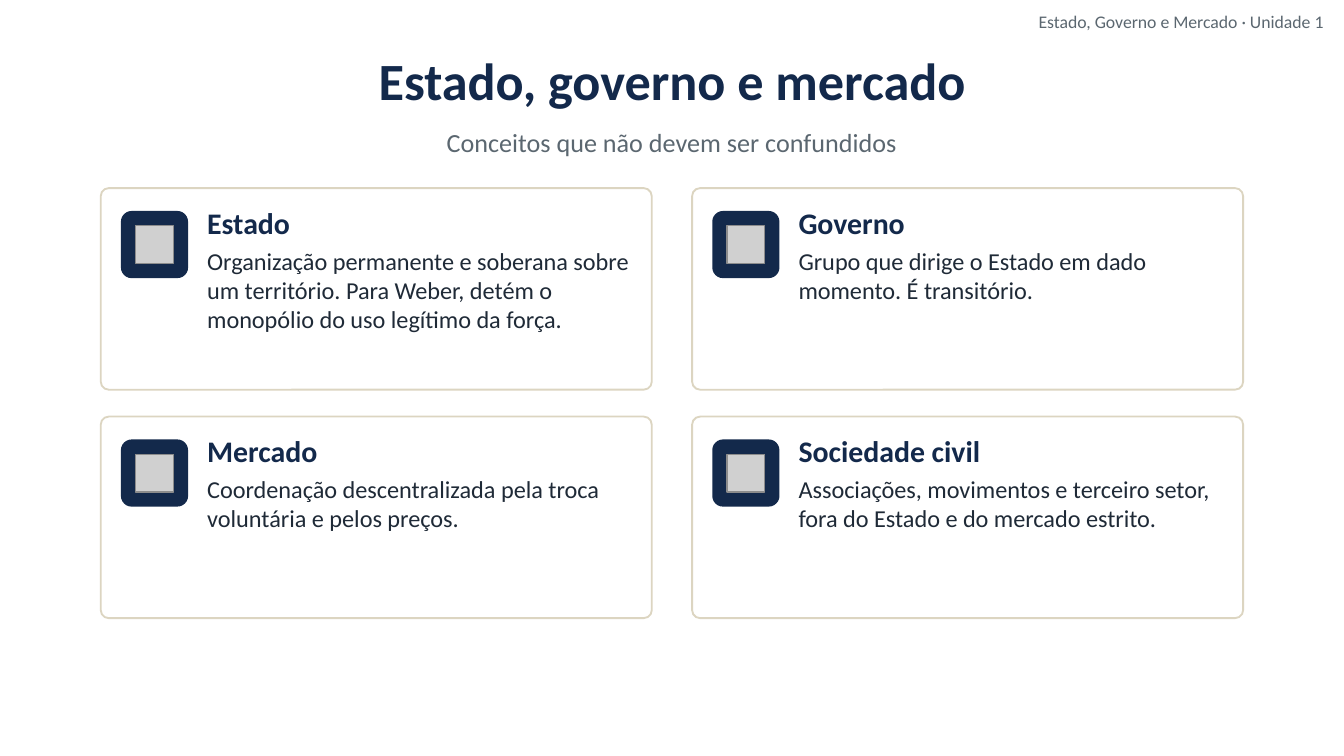
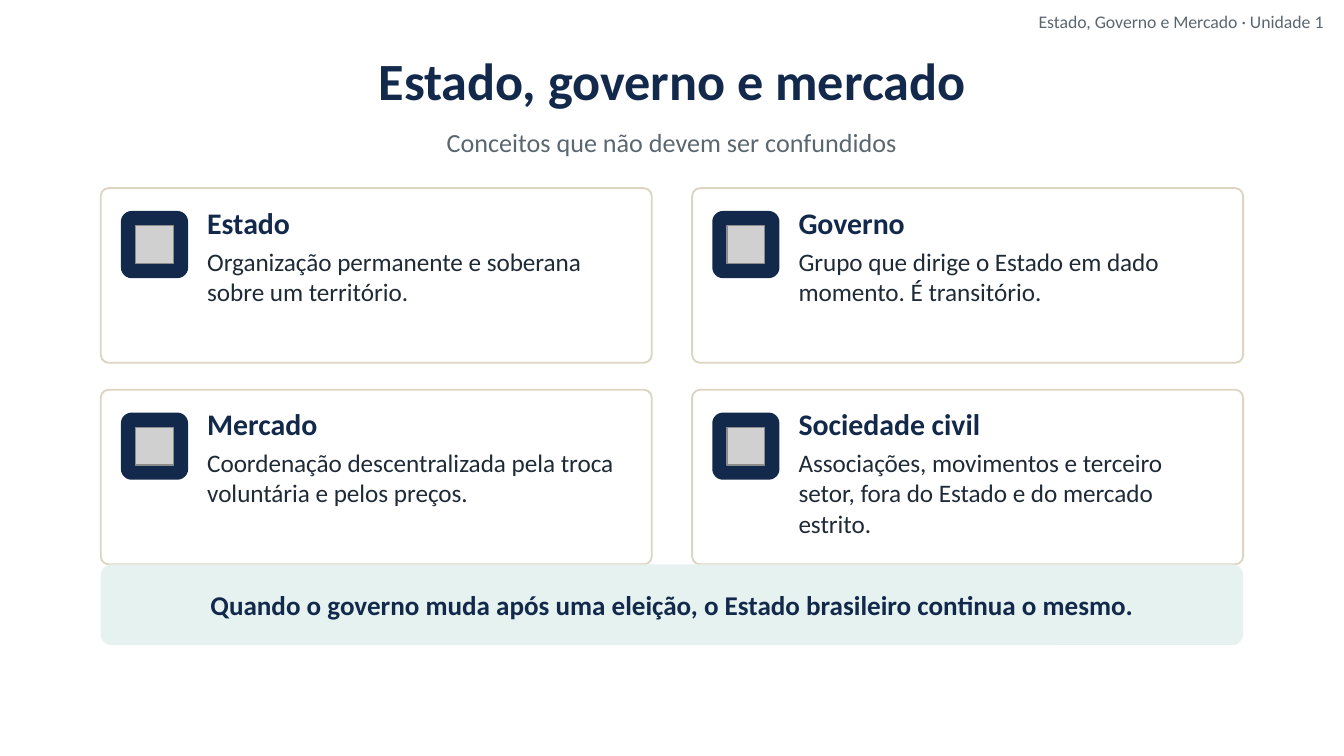
Before and after one commit to cleitonfranco74/gestao_publica, a slide deck: slide 14 of disciplina-01-estado-governo-mercado/materiais/01_Unidade_1_Introducao_a_Economia_Estado_Governo_Mercado.pptx (slide 8 before the commit). Drawn at 1344x756 pixels with LibreOffice and Linux fonts; fonts in the diff are those of the drawing; grey boxes stand for pictures; background and template pictures are left out. Boxes give left, top, right and bottom in pixels: in the first picture for what was removed or moved away, otherwise in the second. Text is boxed around its words. In the diff, an @@ line names an element or a change of style, - is before the commit and + after.

```diff
--- a/disciplina-01-estado-governo-mercado/materiais/01_Unidade_1_Introducao_a_Economia_Estado_Governo_Mercado.pptx
+++ b/disciplina-01-estado-governo-mercado/materiais/01_Unidade_1_Introducao_a_Economia_Estado_Governo_Mercado.pptx
@@ rounded rectangle resized from (x1=101, y1=188, x2=652, y2=390) to (x1=101, y1=188, x2=652, y2=363) @@
@@ rounded rectangle resized from (x1=692, y1=188, x2=1243, y2=390) to (x1=692, y1=188, x2=1243, y2=363) @@
@@ text at (x1=207, y1=253, x2=581, y2=301): text changed; size 13 to 13.5 pt @@
-Organização permanente e soberana sobre um território. Para Weber, detém o monopólio do uso legítimo da força.
+Organização permanente e soberana sobre um território.
@@ text at (x1=799, y1=253, x2=1159, y2=301): size 13 to 13.5 pt in "Grupo que dirige o Estado em dado ..." @@
@@ rounded rectangle resized from (x1=101, y1=417, x2=652, y2=618) to (x1=101, y1=390, x2=652, y2=564) @@
@@ text "Mercado" moved from (x1=207, y1=441, x2=599, y2=531) to (x1=207, y1=414, x2=613, y2=507) @@
@@ proportions changed in 4 elements at (x1=101, y1=188, x2=652, y2=363), (x1=692, y1=188, x2=1243, y2=363), (x1=101, y1=390, x2=652, y2=564), (x1=692, y1=390, x2=1243, y2=564) @@
@@ rounded rectangle resized from (x1=692, y1=417, x2=1243, y2=618) to (x1=692, y1=390, x2=1243, y2=564) @@
@@ 2 pictures, 2 rounded rectangles moved together from (x1=121, y1=439, x2=780, y2=507) to (x1=121, y1=413, x2=780, y2=480) @@
@@ text "Sociedade civil" moved from (x1=799, y1=441, x2=1209, y2=527) to (x1=799, y1=414, x2=1162, y2=533) @@
@@ text at (x1=207, y1=454, x2=613, y2=507): size 13 to 13.5 pt in "Coordenação descentralizada pela troca voluntária e pelos ..." @@
@@ text at (x1=799, y1=454, x2=1162, y2=533): size 13 to 13.5 pt in "Associações, movimentos e terceiro setor, fora do ..." @@
@@ rounded rectangle added at (x1=101, y1=564, x2=1243, y2=645), fill #E6F2F0, 14.5 pt, text #13294B, bold @@
+Quando o governo muda após uma eleição, o Estado brasileiro continua o mesmo.
```
Also in this commit, not shown: 22 slides added, 9 other files.
